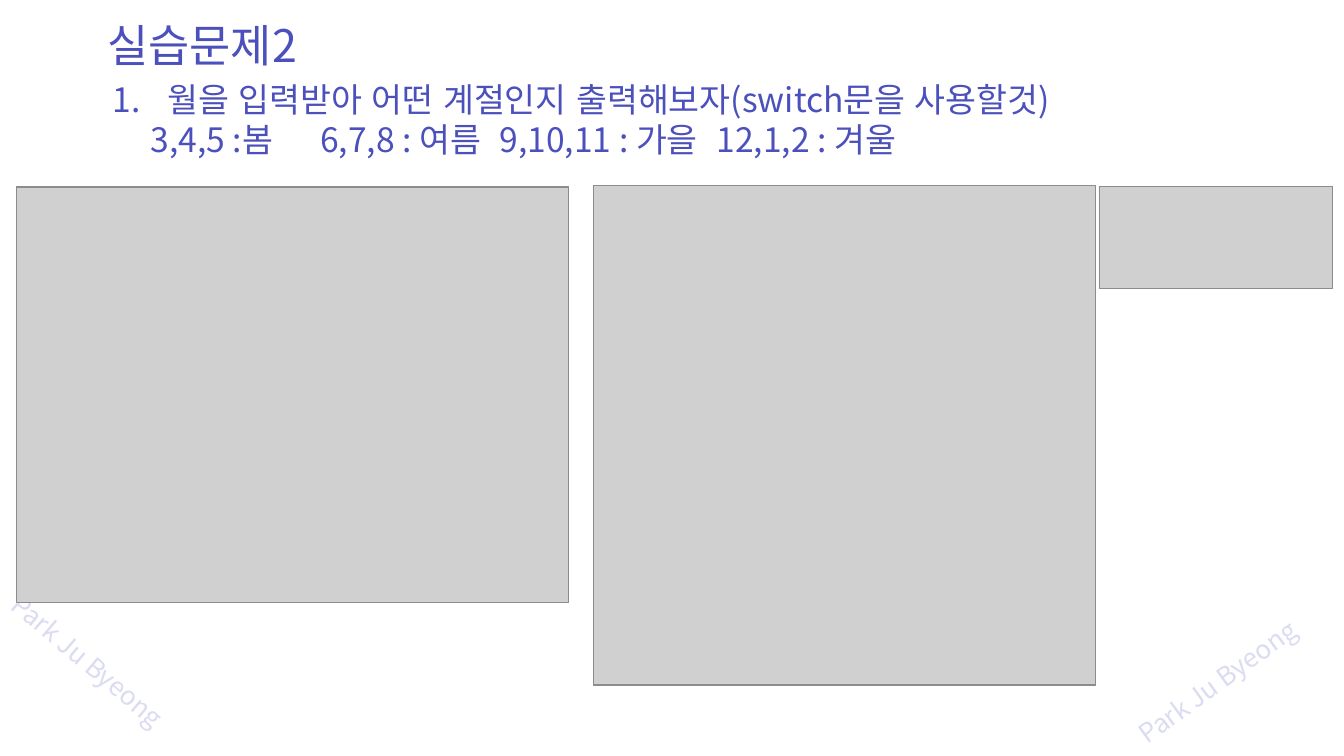
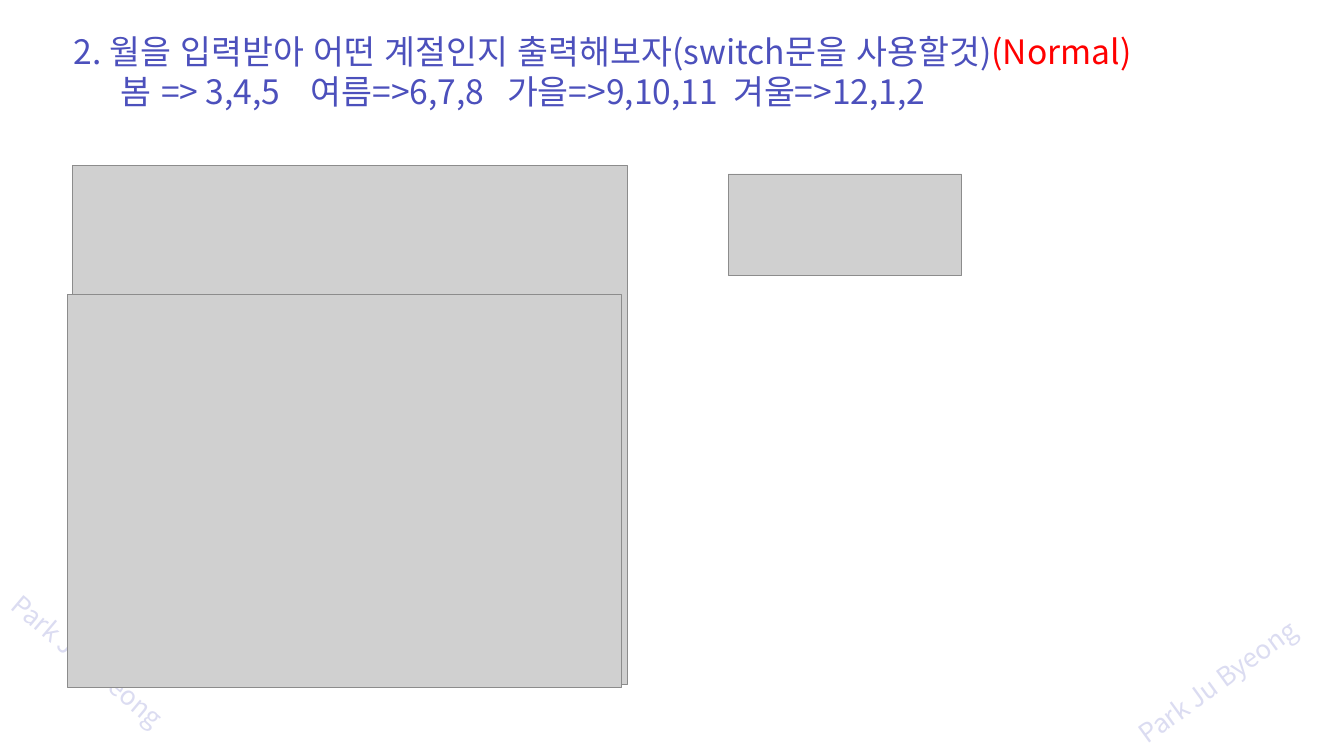
Before and after one commit to zest132/JavaLecture, a slide deck: slide 39 of JavaLecture/LectureFile/java 3강 조건문.pptx (slide 27 before the commit). Drawn at 1344x756 pixels with LibreOffice and Linux fonts; fonts in the diff are those of the drawing; grey boxes stand for pictures. Boxes give left, top, right and bottom in pixels: in the first picture for what was removed or moved away, otherwise in the second. Text is boxed around its words. In the diff, an @@ line names an element or a change of style, - is before the commit and + after.

```diff
--- a/JavaLecture/LectureFile/java 3강 조건문.pptx
+++ b/JavaLecture/LectureFile/java 3강 조건문.pptx
@@ text removed at (107, 25, 297, 66) @@
-실습문제2
@@ text at (74, 36, 1132, 110): text changed @@
-1. 월을 입력받아 어떤 계절인지 출력해보자(switch문을 사용할것)
-3,4,5 :봄 6,7,8 : 여름 9,10,11 : 가을 12,1,2 : 겨울
+2. 월을 입력받아 어떤 계절인지 출력해보자(switch문을 사용할것)(Normal)
+봄 => 3,4,5 여름=>6,7,8 가을=>9,10,11 겨울=>12,1,2
@@ picture: place and size @@
-picture at (17, 187, 569, 601)
+picture at (73, 165, 627, 684)
@@ picture: place and size @@
-picture at (1099, 187, 1333, 288)
+picture at (728, 174, 962, 276)
@@ picture removed at (594, 187, 1095, 685) @@
@@ picture removed at (594, 185, 1095, 684) @@
@@ picture: place and size @@
-picture at (17, 187, 569, 602)
+picture at (67, 294, 622, 687)
```
Also in this commit, not shown: 19 other slides changed, 20 slides added, 1 slide removed, 6 other files.
